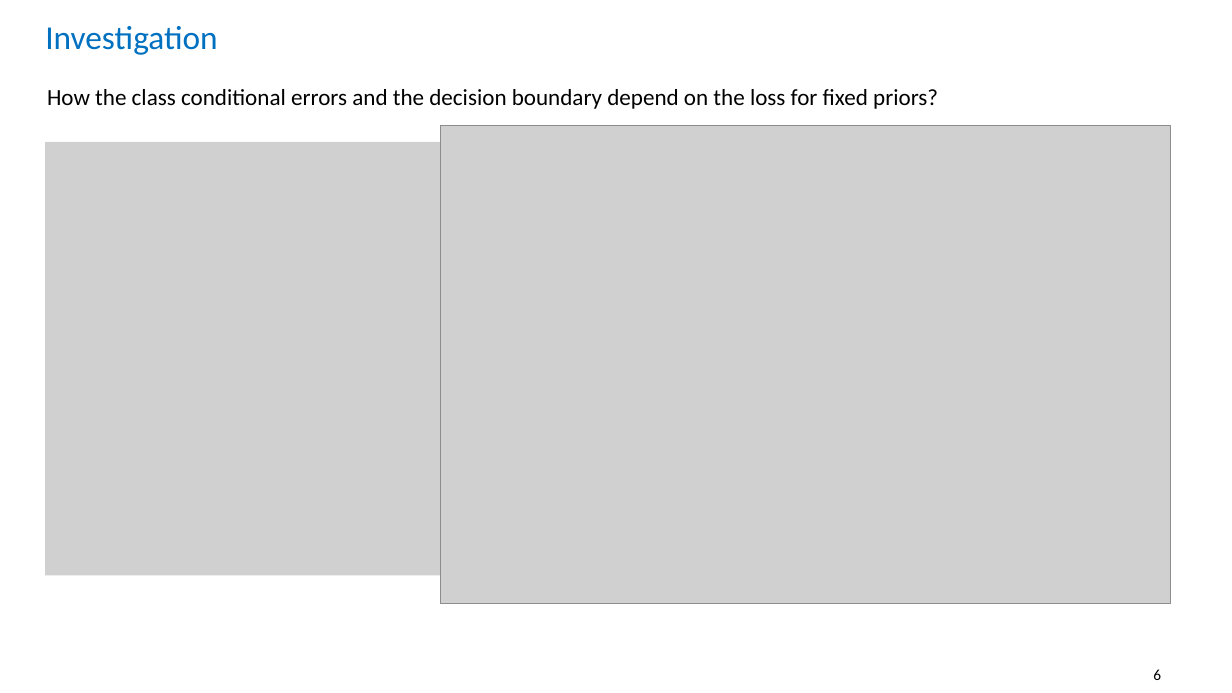
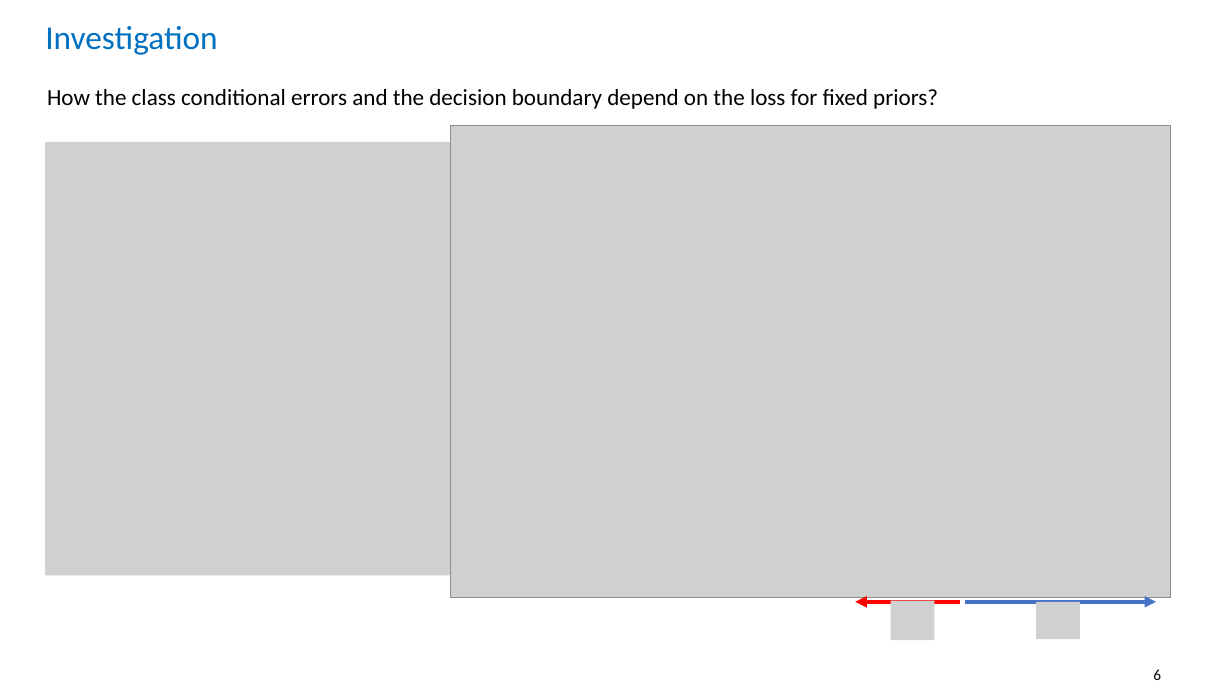
Before and after one commit to nabilfatih/Bayesian-Decision-Theory, a slide deck: slide 6 of talk.pptx. Drawn at 1232x693 pixels with LibreOffice and Linux fonts; fonts in the diff are those of the drawing; grey boxes stand for pictures. Boxes give left, top, right and bottom in pixels: in the first picture for what was removed or moved away, otherwise in the second. Text is boxed around its words. In the diff, an @@ line names an element or a change of style, - is before the commit and + after.

```diff
--- a/talk.pptx
+++ b/talk.pptx
@@ picture resized from (x1=441, y1=126, x2=1171, y2=604) to (x1=450, y1=126, x2=1170, y2=598) @@
@@ arrow added from (960, 602) to (856, 602), #FF0000 3 pt @@
@@ picture added at (x1=891, y1=601, x2=935, y2=640) @@
@@ arrow added from (965, 602) to (1156, 602), #4472C4 3 pt @@
@@ picture added at (x1=1036, y1=602, x2=1080, y2=639) @@
```
Also in this commit, not shown: 5 other slides changed, 2 slides removed.
